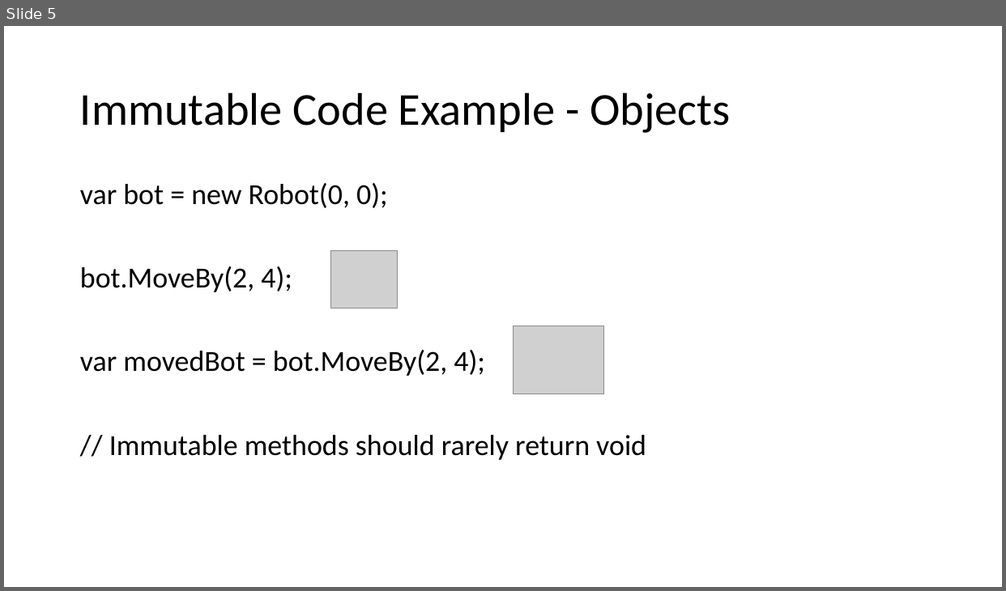
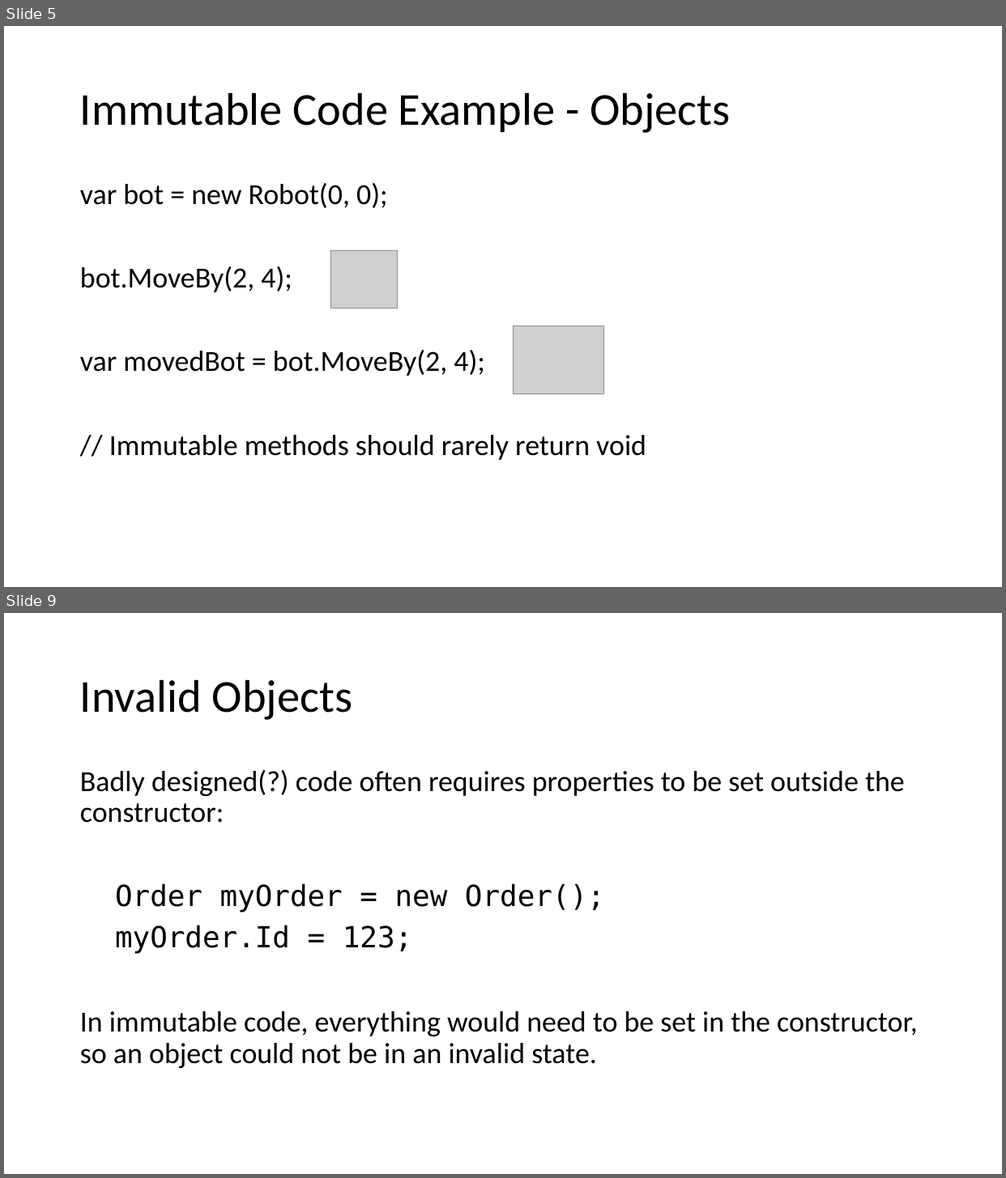
Before and after one commit to relentless/ImmutabilityDojo, a slide deck: Immutability Dojo.pptx. Shown one above the other, each under a label of ours: slide 5 before the commit, slides 5 and 9 after it; the slides between them are not shown. The pictures are 1006x591 and 1006x1178 pixels, drawn with LibreOffice and Linux fonts; fonts in the diff are those of the drawing; grey boxes stand for pictures. Boxes give left, top, right and bottom in pixels: in the first picture for what was removed or moved away, otherwise in the second. Text is boxed around its words. In the diff, an @@ line names an element or a change of style, - is before the commit and + after.

```diff
--- a/Immutability Dojo.pptx
+++ b/Immutability Dojo.pptx
@@ slide 9 added at (4, 613, 1002, 1174), background #FFFFFF @@
@@ title added at (80, 679, 352, 720), 44 pt, text #000000 @@
+Invalid Objects
@@ text added at (80, 770, 918, 1068), 28 pt, text #000000 @@
+Badly designed(?) code often requires properties to be set outside the constructor:
+Order myOrder = new Order();
+myOrder.Id = 123;
+In immutable code, everything would need to be set in the constructor, so an object could not be in an invalid state.
```
Also in this commit, not shown: 4 slides changed, 4 other slides added, 1 other file.
